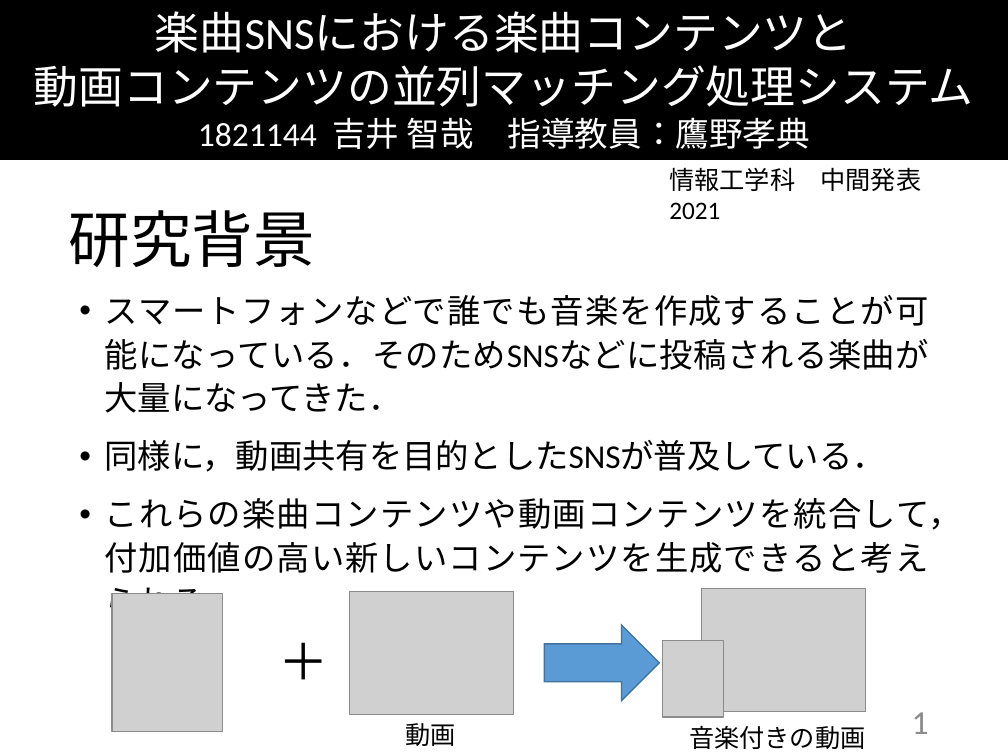
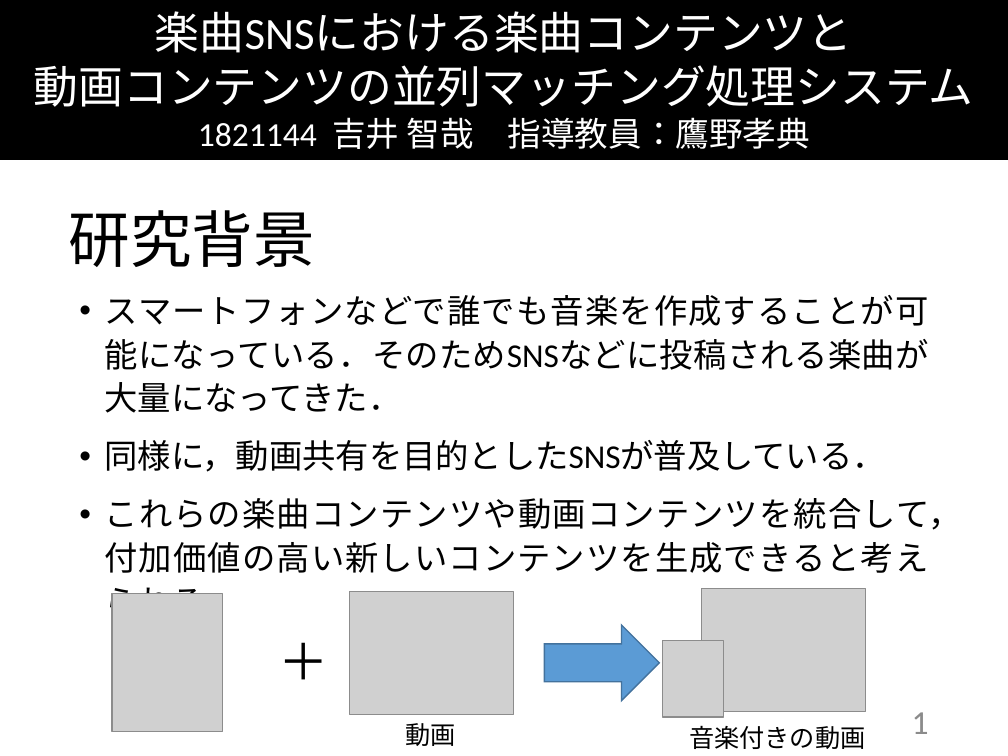
Before and after one commit to kait-takanolab/1821144-yoshii-thesis, a slide deck: slide 1 of 発表用スライド/1821144_yoshii_thesis.pptx. Drawn at 1008x756 pixels with LibreOffice and Linux fonts; fonts in the diff are those of the drawing; grey boxes stand for pictures. Boxes give left, top, right and bottom in pixels: in the first picture for what was removed or moved away, otherwise in the second. Text is boxed around its words. In the diff, an @@ line names an element or a change of style, - is before the commit and + after.

```diff
--- a/発表用スライド/1821144_yoshii_thesis.pptx
+++ b/発表用スライド/1821144_yoshii_thesis.pptx
@@ text removed at <box>669,167,921,191</box> @@
-情報工学科 中間発表 2021
```
Also in this commit, not shown: 3 other slides changed, 1 slide removed.
